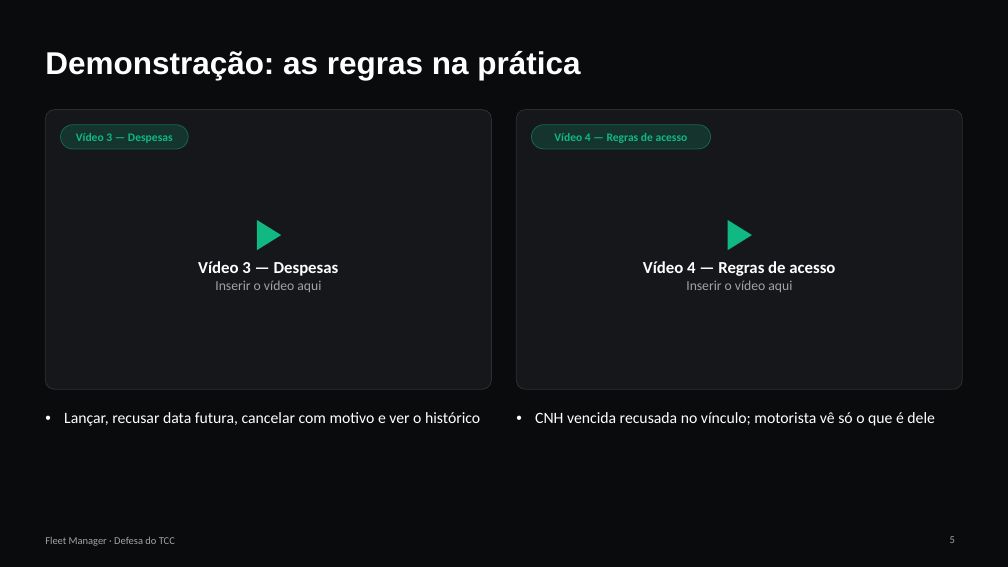
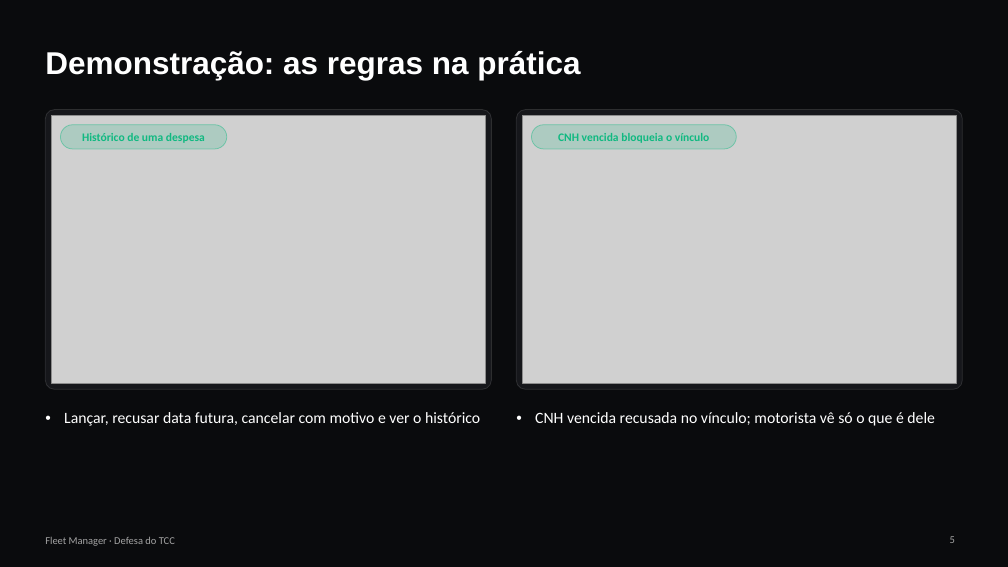
Before and after one commit to gregoryjereissati/pfi-fleet-manager, a slide deck: slide 5 of docs/apresentacao/Fleet Manager - Defesa.pptx. Drawn at 1008x567 pixels with LibreOffice and Linux fonts; fonts in the diff are those of the drawing; grey boxes stand for pictures. Boxes give left, top, right and bottom in pixels: in the first picture for what was removed or moved away, otherwise in the second. Text is boxed around its words. In the diff, an @@ line names an element or a change of style, - is before the commit and + after.

```diff
--- a/docs/apresentacao/Fleet Manager - Defesa.pptx
+++ b/docs/apresentacao/Fleet Manager - Defesa.pptx
@@ picture added at box(51, 116, 485, 383) @@
@@ picture added at box(523, 116, 957, 383) @@
@@ rounded rectangle: place and size @@
-rounded rectangle at box(60, 125, 188, 149)
+rounded rectangle at box(60, 125, 227, 149)
@@ text at box(82, 133, 205, 143): text changed @@
-Vídeo 3 — Despesas
+Histórico de uma despesa
@@ rounded rectangle: place and size @@
-rounded rectangle at box(532, 125, 711, 149)
+rounded rectangle at box(532, 125, 737, 149)
@@ text at box(558, 133, 710, 143): text changed @@
-Vídeo 4 — Regras de acesso
+CNH vencida bloqueia o vínculo
@@ text removed at box(198, 261, 339, 292) @@
-▶
-Vídeo 3 — Despesas
-Inserir o vídeo aqui
@@ text removed at box(643, 261, 835, 292) @@
-▶
-Vídeo 4 — Regras de acesso
-Inserir o vídeo aqui
```
Also in this commit, not shown: 2 other slides changed, 4 other files.
